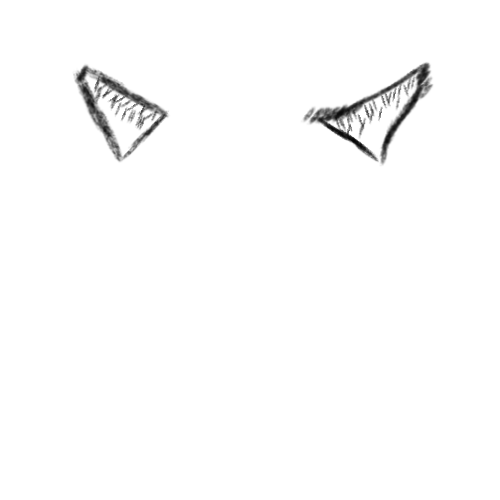
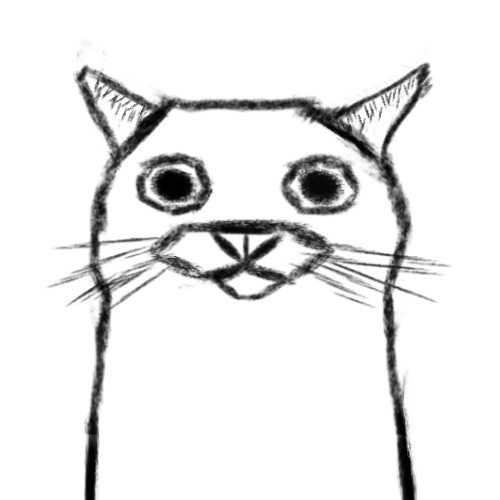
Before/after of a 500px x 500px layered artwork. What changed in the layer stack:
showed "nose" over [83,366,418,500]
showed "cat1 #1" over [74,38,432,436]
showed "face2" over [133,151,363,217]
showed "face2 #1" over [205,225,289,269]
showed "face2 #2" over [45,218,453,316]
